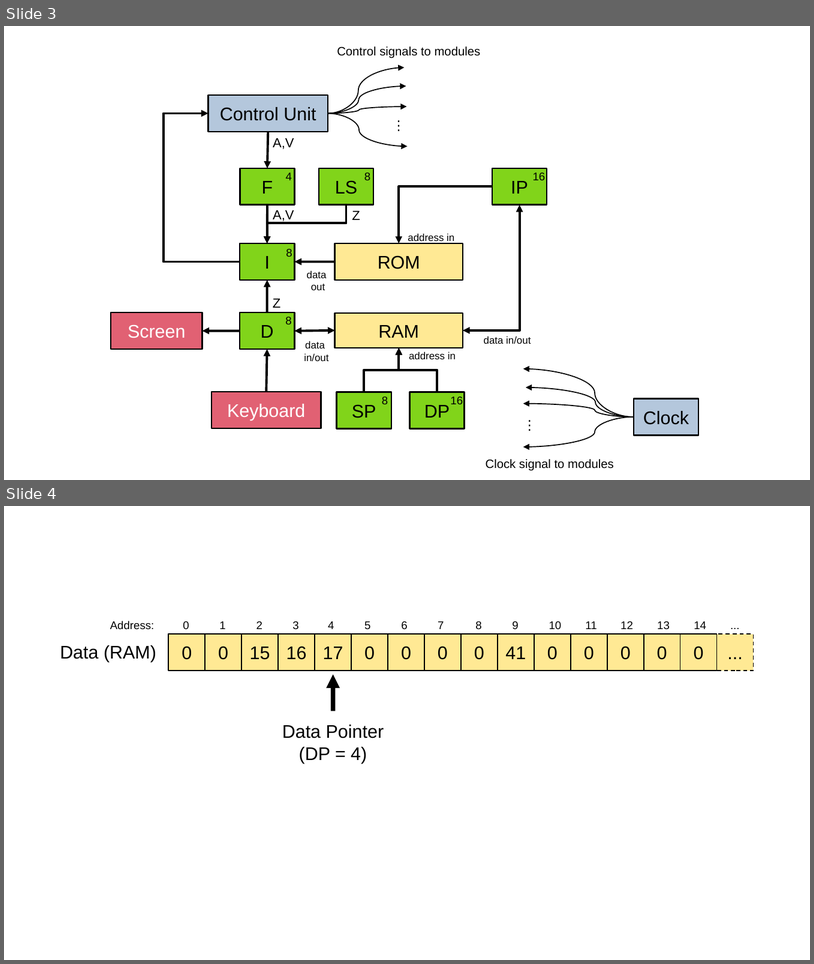
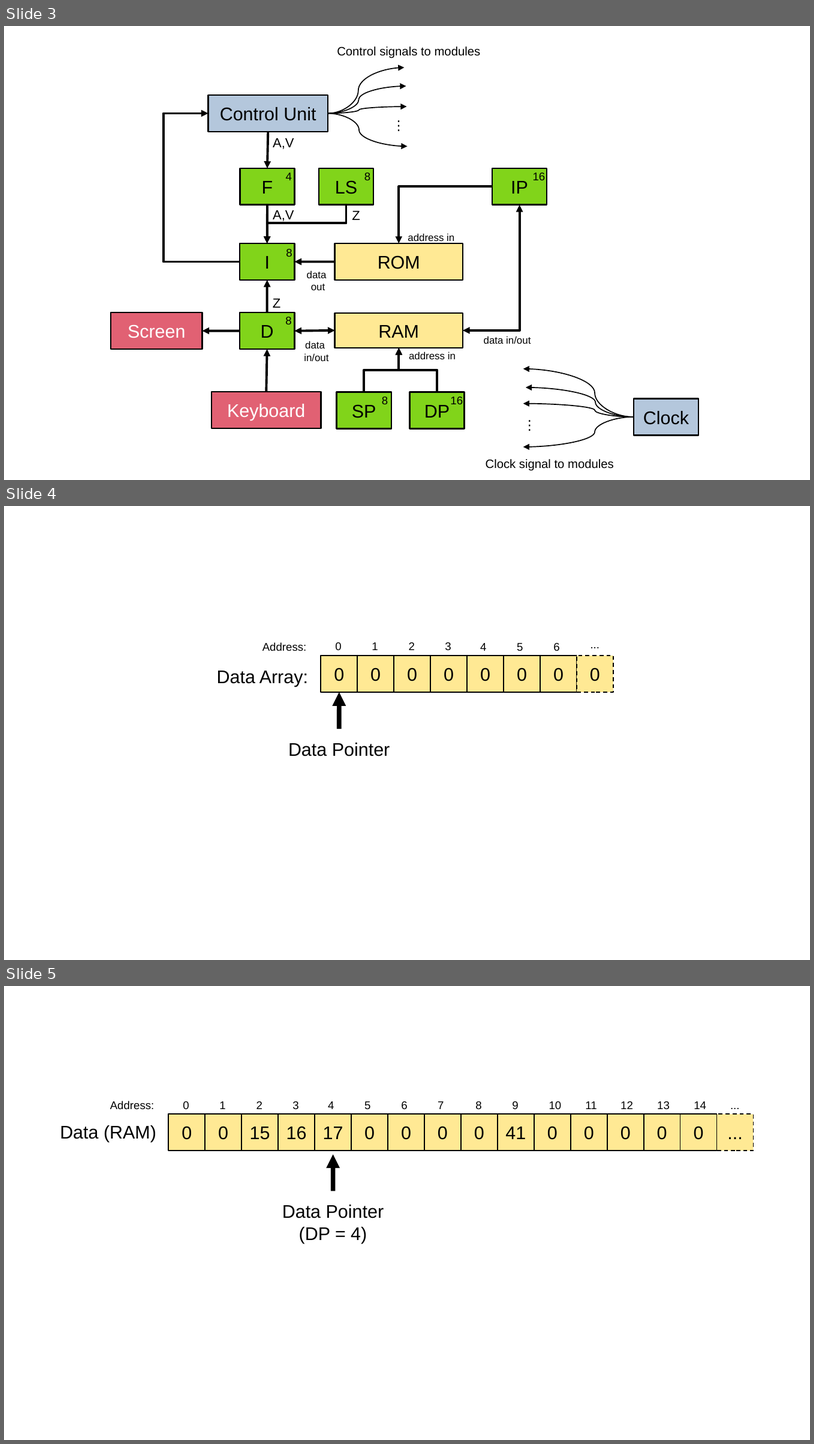
Before and after one commit to jorenheit/bfcpu, a slide deck: doc/img/images.odp. Shown one above the other, each under a label of ours: slides 3 and 4 before the commit, slides 3, 4 and 5 after it. The pictures are 814x964 and 814x1444 pixels, drawn with LibreOffice and Linux fonts; fonts in the diff are those of the drawing. Boxes give left, top, right and bottom in pixels: in the first picture for what was removed or moved away, otherwise in the second. Text is boxed around its words. In the diff, an @@ line names an element or a change of style, - is before the commit and + after.

```diff
--- a/doc/img/images.odp
+++ b/doc/img/images.odp
@@ slide 4 added at (x1=4, y1=506, x2=810, y2=960), background #FFFFFF @@
@@ text added at (x1=263, y1=642, x2=307, y2=651), 11 pt, text #000000 @@
+Address:
@@ text added at (x1=335, y1=642, x2=341, y2=651), 11 pt, text #000000 @@
+0
@@ text added at (x1=372, y1=642, x2=378, y2=650), 11 pt, text #000000 @@
+1
@@ text added at (x1=409, y1=642, x2=415, y2=650), 11 pt, text #000000 @@
+2
@@ text added at (x1=445, y1=642, x2=451, y2=650), 11 pt, text #000000 @@
+3
@@ text added at (x1=480, y1=643, x2=486, y2=651), 11 pt, text #000000 @@
+4
@@ text added at (x1=517, y1=643, x2=523, y2=651), 11 pt, text #000000 @@
+5
@@ text added at (x1=554, y1=643, x2=560, y2=651), 11 pt, text #000000 @@
+6
@@ text added at (x1=584, y1=634, x2=608, y2=654), 11 pt, text #000000 @@
+...
@@ rectangle added at (x1=321, y1=655, x2=357, y2=692), fill #FFE994, outline #000000 0.99 pt, 18 pt, text #000000 @@
+0
@@ rectangle added at (x1=357, y1=655, x2=394, y2=692), fill #FFE994, outline #000000 0.99 pt, 18 pt, text #000000 @@
+0
@@ rectangle added at (x1=394, y1=655, x2=431, y2=692), fill #FFE994, outline #000000 0.99 pt, 18 pt, text #000000 @@
+0
@@ rectangle added at (x1=431, y1=655, x2=467, y2=692), fill #FFE994, outline #000000 0.99 pt, 18 pt, text #000000 @@
+0
@@ rectangle added at (x1=467, y1=655, x2=504, y2=692), fill #FFE994, outline #000000 0.99 pt, 18 pt, text #000000 @@
+0
@@ rectangle added at (x1=504, y1=655, x2=540, y2=692), fill #FFE994, outline #000000 0.99 pt, 18 pt, text #000000 @@
+0
@@ rectangle added at (x1=540, y1=655, x2=577, y2=692), fill #FFE994, outline #000000 0.99 pt, 18 pt, text #000000 @@
+0
@@ rectangle added at (x1=577, y1=655, x2=614, y2=692), fill #FFE994, outline #000000 0.99 pt dashed, 18 pt, text #000000 @@
+0
@@ text added at (x1=217, y1=670, x2=308, y2=686), 18 pt, text #000000 @@
+Data Array:
@@ arrow added from (339, 729) to (339, 692), #000000 4.51 pt @@
@@ text added at (x1=288, y1=742, x2=390, y2=756), 18 pt, text #000000 @@
+Data Pointer
@@ what was slide 4 is now slide 5 @@
```
Also in this commit, not shown: 4 other files.
